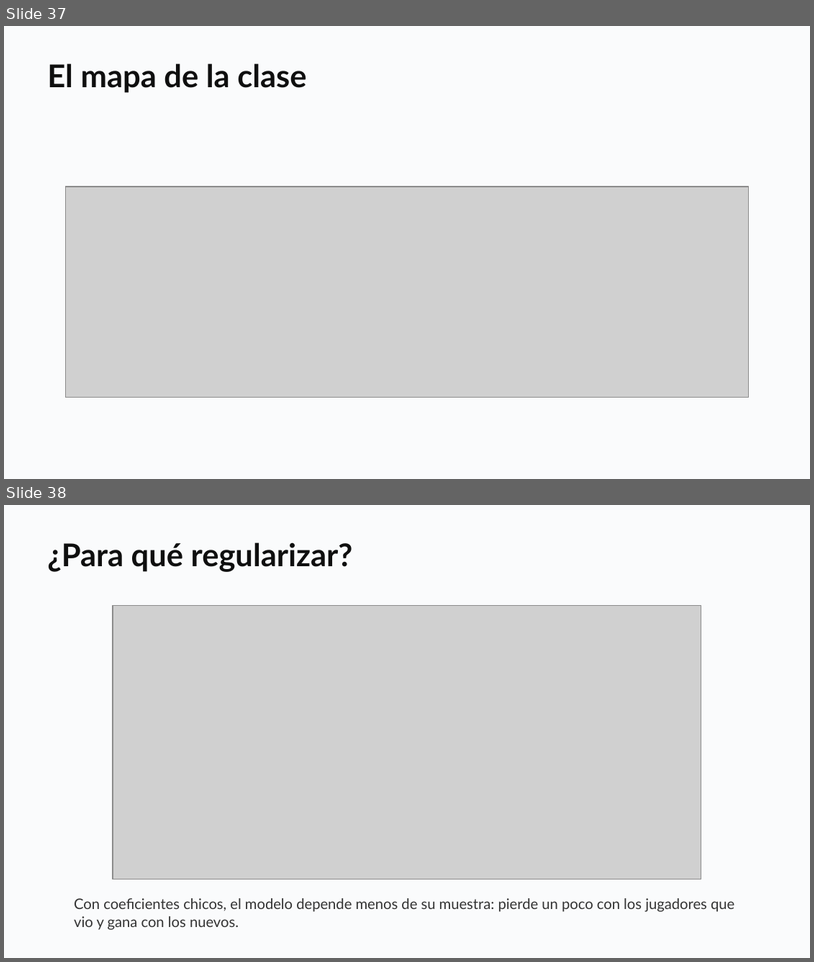
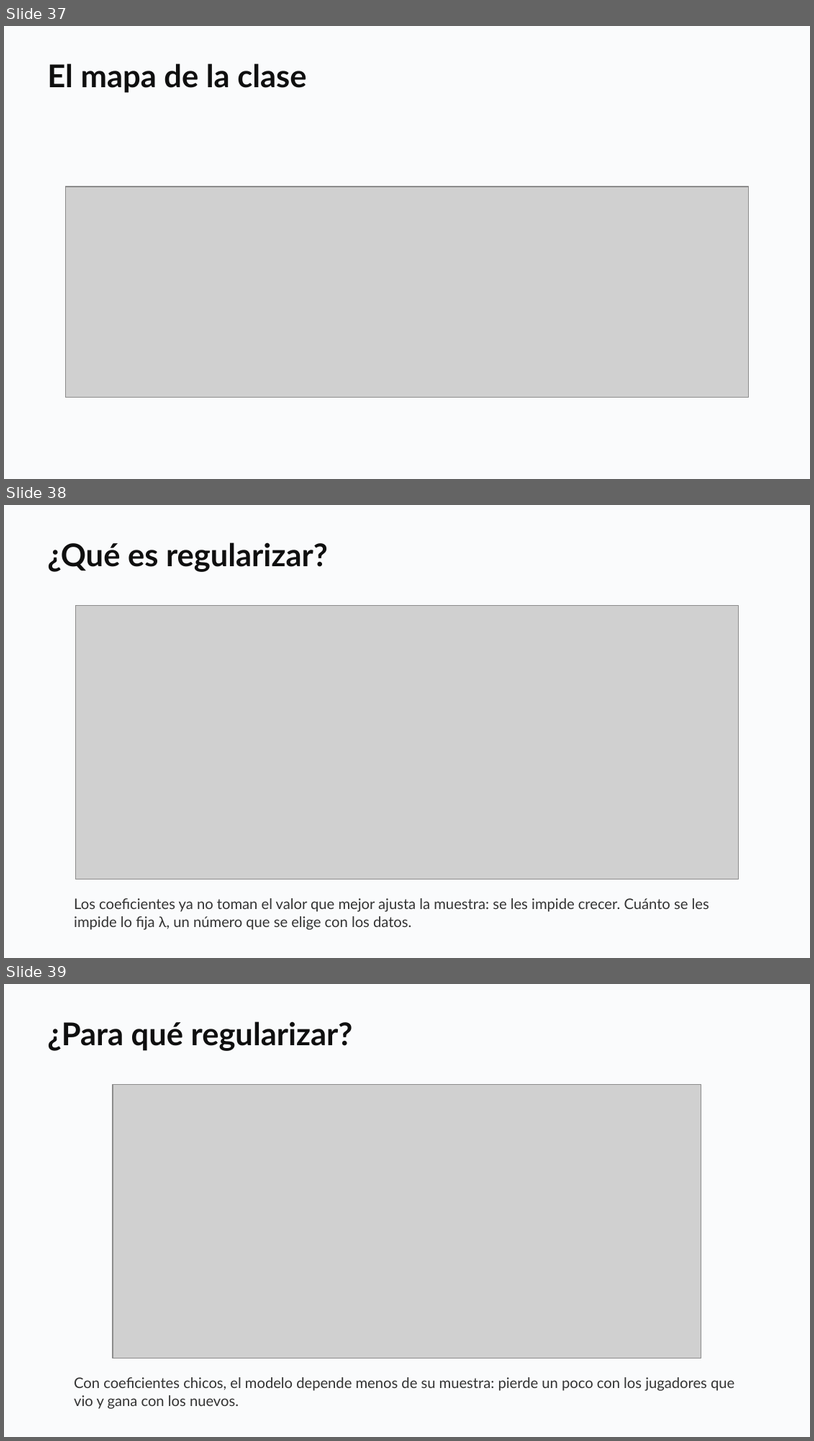
Before and after one commit to daniopitz/diplomado-cdd, a slide deck: presentaciones/clase07_evaluar_regularizar.pptx. Shown one above the other, each under a label of ours: slides 37 and 38 before the commit, slides 37, 38 and 39 after it. The pictures are 814x962 and 814x1441 pixels, drawn with LibreOffice and Linux fonts; fonts in the diff are those of the drawing; grey boxes stand for pictures. Boxes give left, top, right and bottom in pixels: in the first picture for what was removed or moved away, otherwise in the second. Text is boxed around its words. In the diff, an @@ line names an element or a change of style, - is before the commit and + after.

```diff
--- a/presentaciones/clase07_evaluar_regularizar.pptx
+++ b/presentaciones/clase07_evaluar_regularizar.pptx
@@ slide 38 added at [4,505,810,958], background #FFFFFF @@
@@ rectangle added at [4,505,810,958], fill #FAFBFC @@
@@ text added at [47,542,328,572], 28 pt, text #0F0F0F, bold @@
+¿Qué es regularizar?
@@ picture added at [76,606,738,879] @@
@@ text added at [74,898,710,930], 13 pt, text #333333 @@
+Los coeficientes ya no toman el valor que mejor ajusta la muestra: se les impide crecer. Cuánto se les impide lo fija λ, un número que se elige con los datos.
@@ what was slide 38 is now slide 39 @@
```
Also in this commit, not shown: 1 other file.
